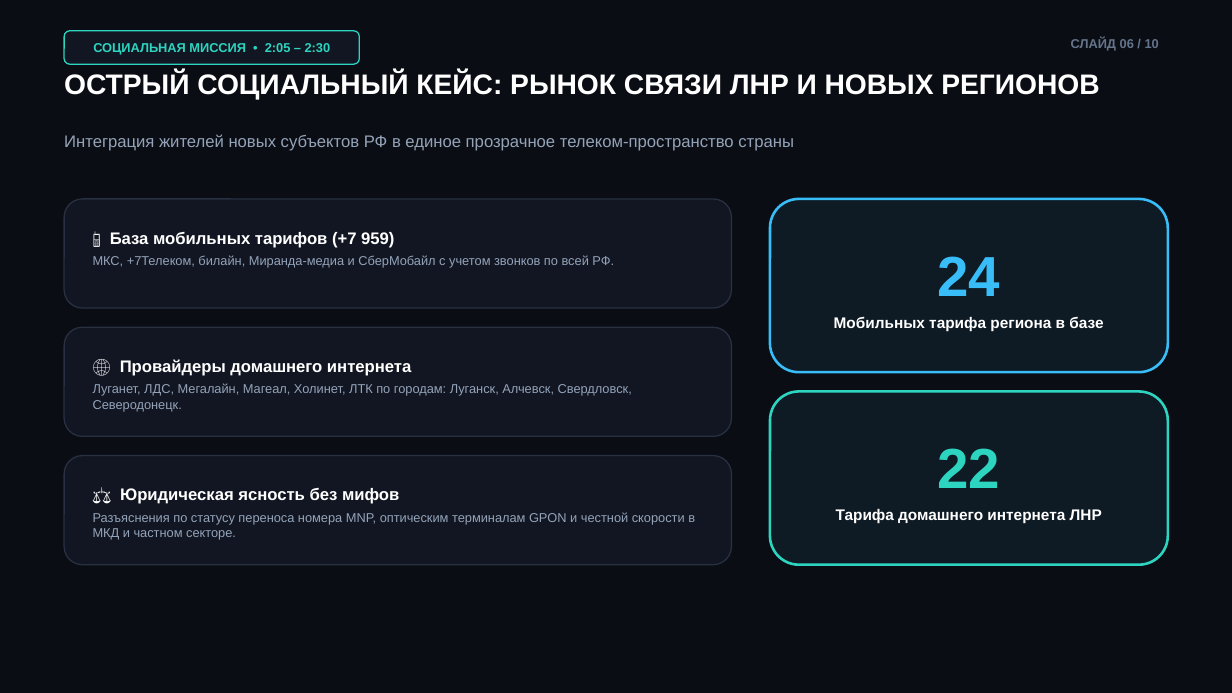
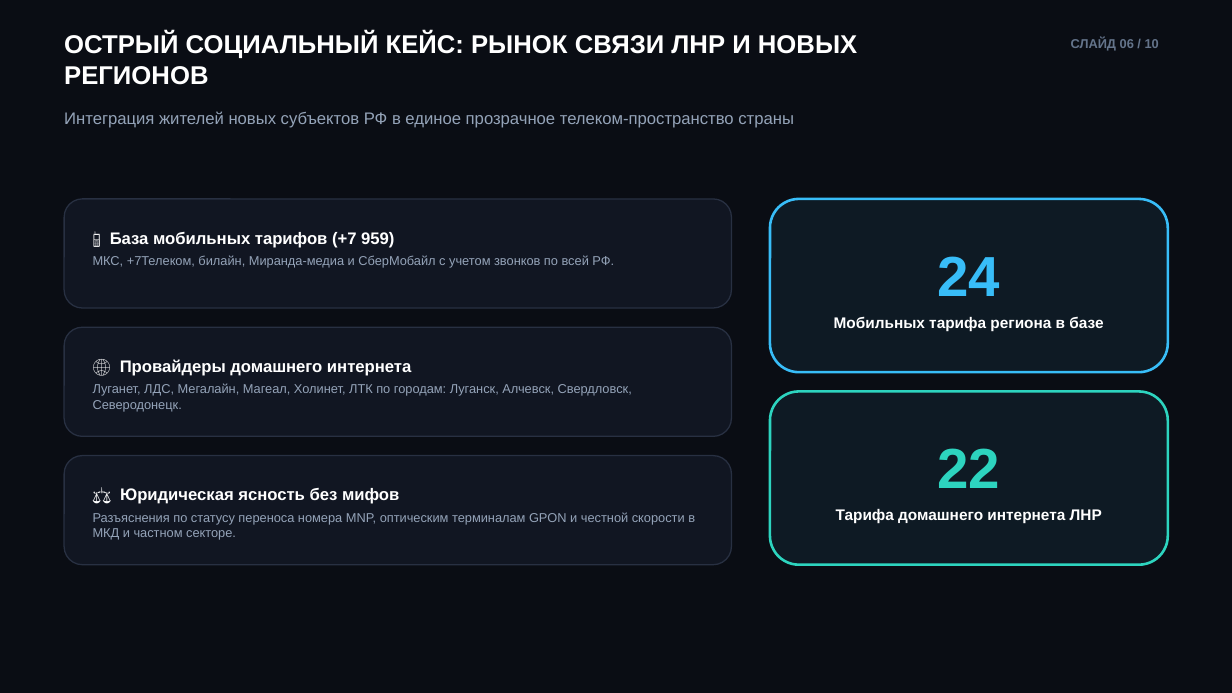
Before and after one commit to artboi5436-svg/nepereplachivay, a slide deck: slide 6 of competition_pitch.pptx. Drawn at 1232x693 pixels with LibreOffice and Linux fonts; fonts in the diff are those of the drawing. Boxes give left, top, right and bottom in pixels: in the first picture for what was removed or moved away, otherwise in the second. Text is boxed around its words. In the diff, an @@ line names an element or a change of style, - is before the commit and + after.

```diff
--- a/competition_pitch.pptx
+++ b/competition_pitch.pptx
@@ text "ОСТРЫЙ СОЦИАЛЬНЫЙ КЕЙС: РЫНОК СВЯЗИ ...": place and size @@
-text "ОСТРЫЙ СОЦИАЛЬНЫЙ КЕЙС: РЫНОК СВЯЗИ ..." at (64,72,1099,100)
+text "ОСТРЫЙ СОЦИАЛЬНЫЙ КЕЙС: РЫНОК СВЯЗИ ..." at (64,33,857,85)
@@ text "ОСТРЫЙ СОЦИАЛЬНЫЙ КЕЙС: РЫНОК СВЯЗИ ..." at (64,33,857,85): size 22 to 20 pt @@
@@ rounded rectangle removed at (64,30,359,64) @@
-СОЦИАЛЬНАЯ МИССИЯ • 2:05 – 2:30
@@ text "Интеграция жителей новых субъектов РФ ...": place and size @@
-text "Интеграция жителей новых субъектов РФ ..." at (64,134,794,151)
+text "Интеграция жителей новых субъектов РФ ..." at (64,111,794,128)
```
Also in this commit, not shown: 9 other slides changed, 14 other files.
